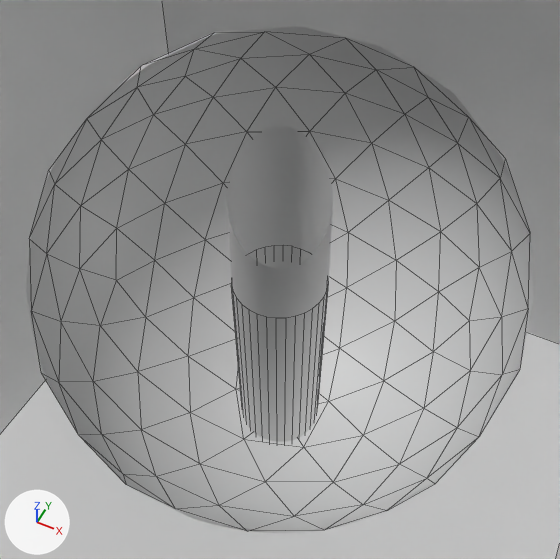
The Blender file Assets/Imports/assets.blend: old version first, new version second.
Before and after are seen from a camera (50 mm lens) standing at (0.0953, -0.1905, 0.2385) and looking at (-0.0001, 0.0002, 0.0002). Arrows for +X, +Y and +Z are at lower left; the lights stay in place. Mesh edges are drawn as thin lines. Everything nearer to the camera than a plane just in front of the edit is cut away.
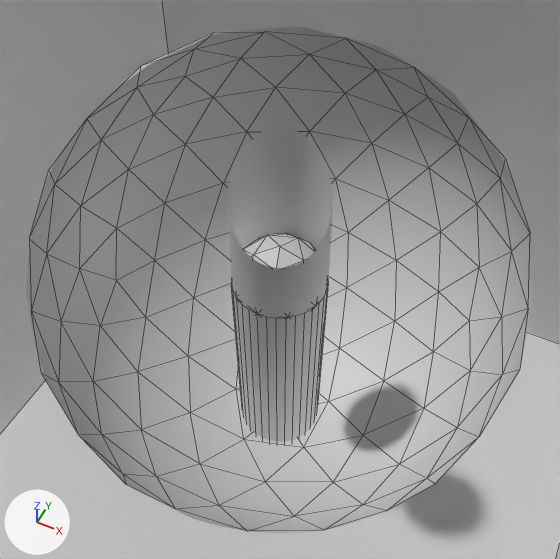
Where the change shows, as pixel boxes (x1, y1, x2, y2) in the pictures (560 x 559 px):
'snap indicator', added: after (243, 233, 316, 318)

The change, as a list of edits to the scene's bpy script:
```text
Add me_icosphere:
    me_icosphere.from_pydata(...)  # an icosphere of 80 faces spanning x -0.019..0.019, y -0.02..0.02, z -0.02..0.02
Add ob_snap_indicator:
    ob_snap_indicator = bpy.data.objects.new('snap indicator', me_icosphere)
    ob_snap_indicator.location = (0.0, 0.0, 0.0)
```
